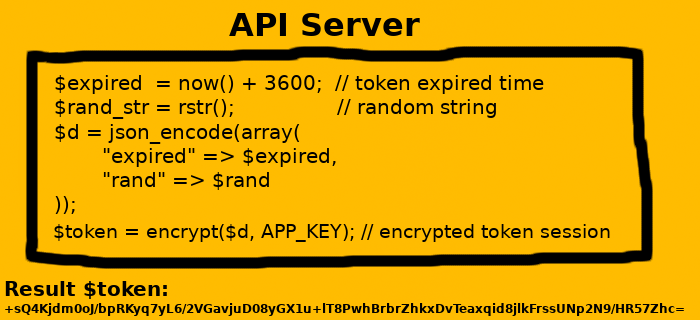
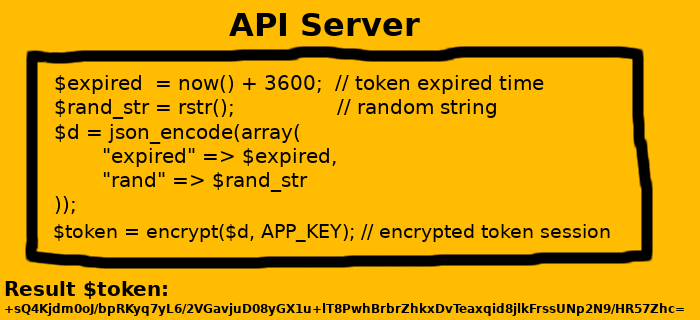
The second 700 x 320 image is a revision of the first. Changes to its layers:
painted on "$d = json_encode(array( ..." over bbox(270, 173, 308, 192)
